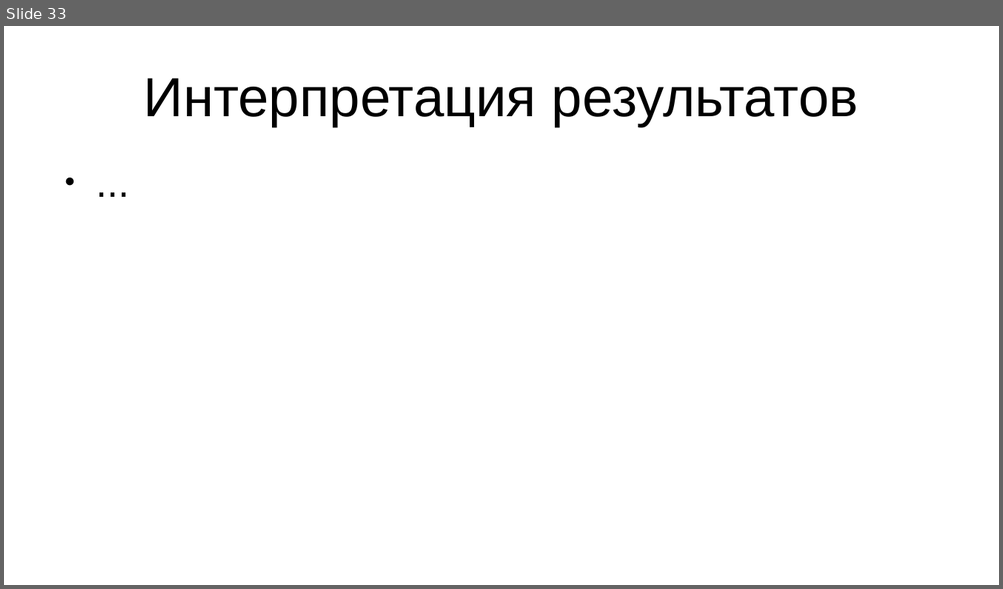
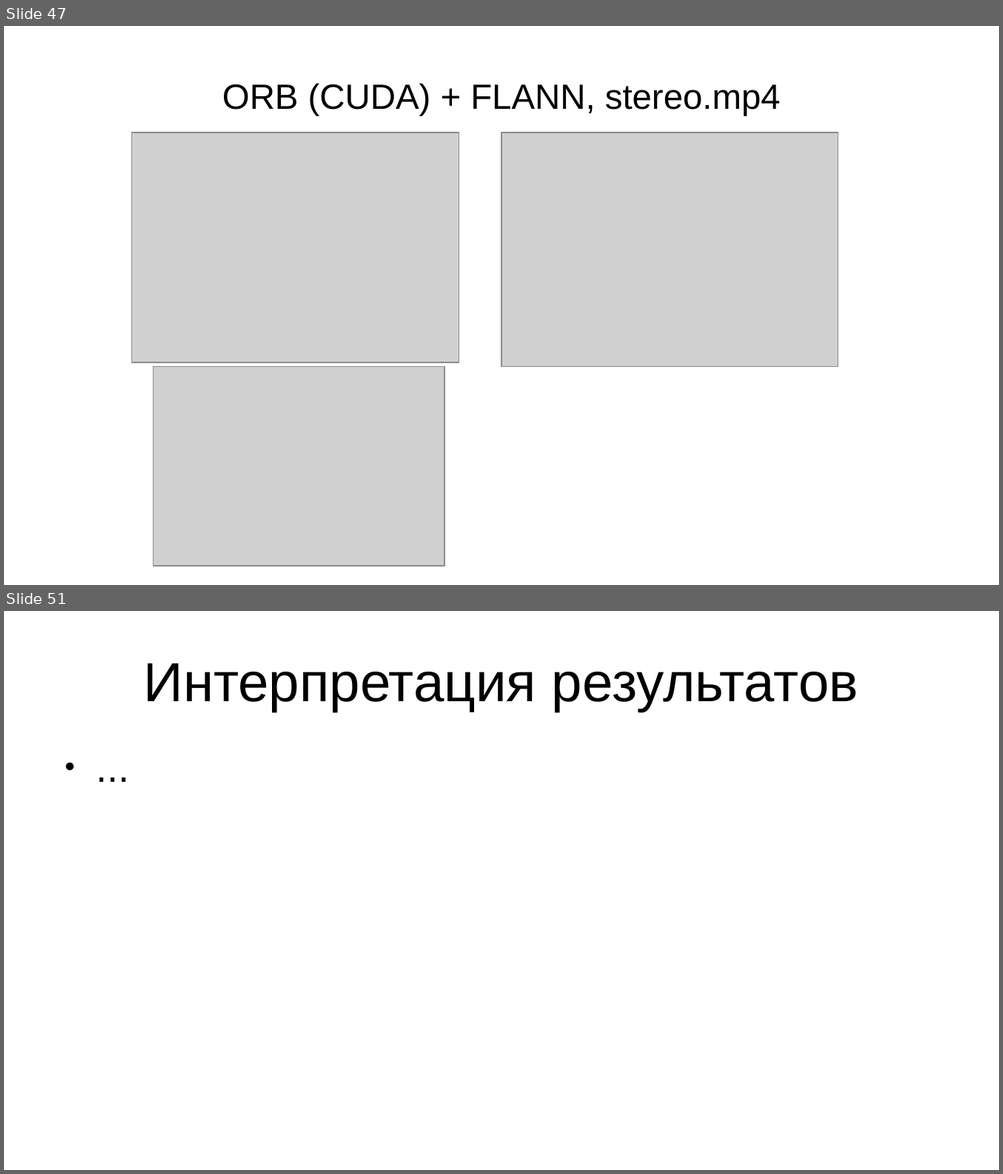
Before and after one commit to daniel-95/diploma, a slide deck: диплом/вкр.pptx. Shown one above the other, each under a label of ours: slide 33 before the commit, slides 47 and 51 after it; the slides between them are not shown. The pictures are 1003x589 and 1003x1174 pixels, drawn with LibreOffice and Linux fonts; fonts in the diff are those of the drawing; grey boxes stand for pictures. Boxes give left, top, right and bottom in pixels: in the first picture for what was removed or moved away, otherwise in the second. Text is boxed around its words. In the diff, an @@ line names an element or a change of style, - is before the commit and + after.

```diff
--- a/диплом/вкр.pptx
+++ b/диплом/вкр.pptx
@@ slide 47 added at [4,26,999,585], background #FFFFFF @@
@@ text added at [222,83,780,116], 28 pt, text #000000 @@
+ORB (CUDA) + FLANN, stereo.mp4
@@ picture added at [132,133,459,363] @@
@@ picture added at [501,133,838,367] @@
@@ picture added at [153,367,444,567] @@
@@ what was slide 33 is now slide 51 @@
```
Also in this commit, not shown: 2 slides changed, 17 other slides added, 1 other file.
